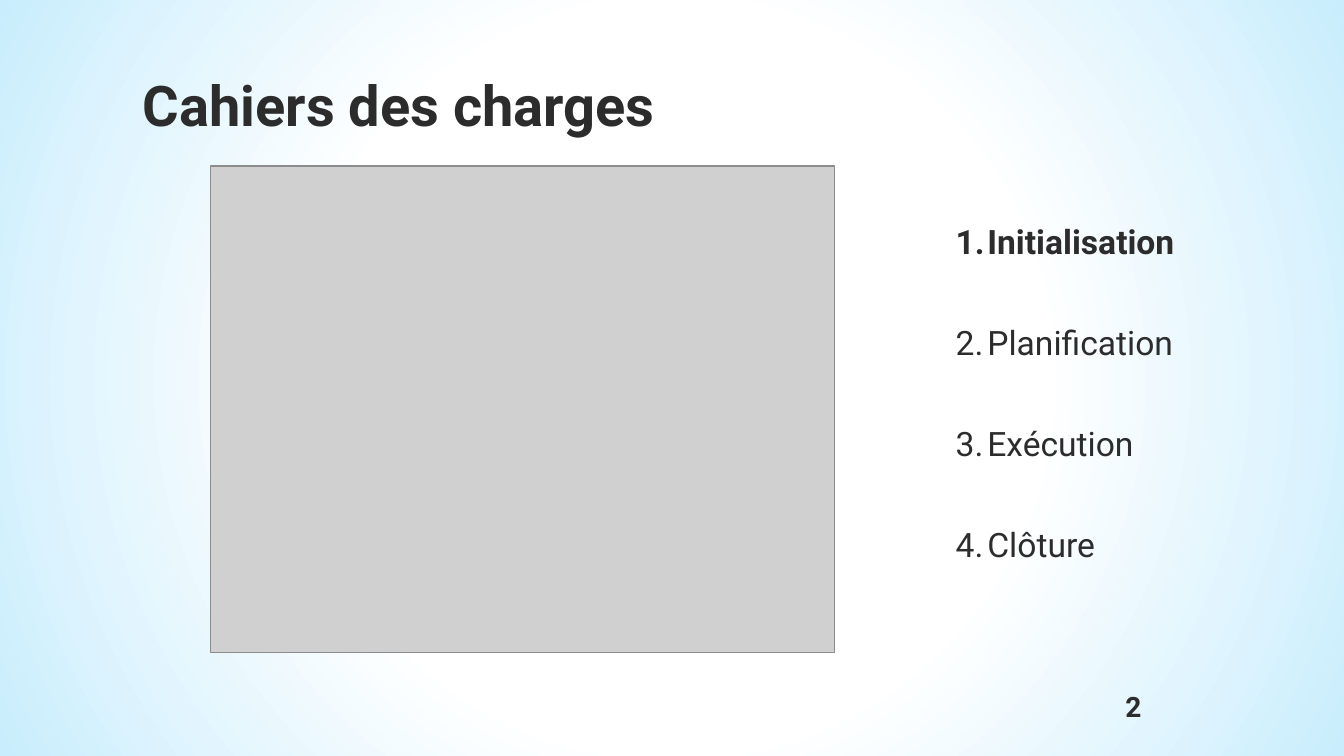
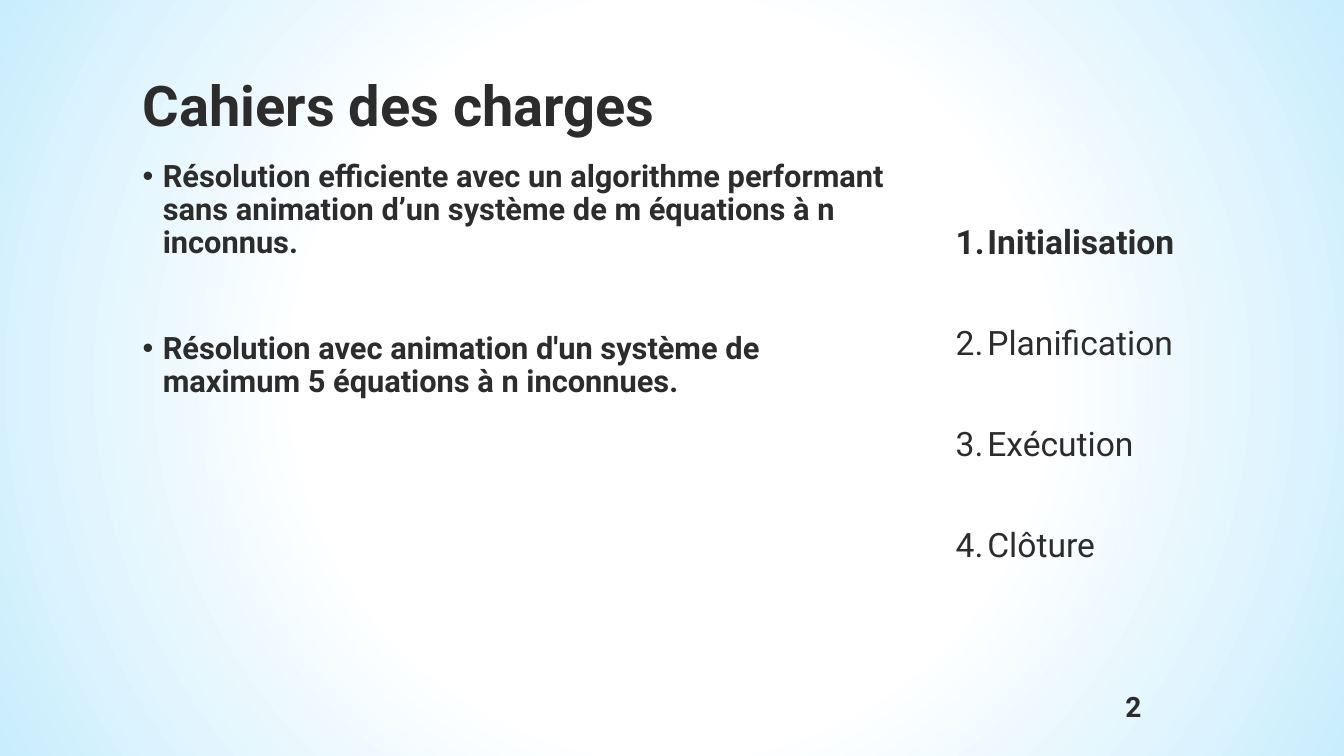
Before and after one commit to bastou2316/p2-java, a slide deck: slide 3 of 4. Cloture/Défense spec.pptx. Drawn at 1344x756 pixels with LibreOffice and Linux fonts; fonts in the diff are those of the drawing; grey boxes stand for pictures; background and template pictures are left out. Boxes give left, top, right and bottom in pixels: in the first picture for what was removed or moved away, otherwise in the second. Text is boxed around its words. In the diff, an @@ line names an element or a change of style, - is before the commit and + after.

```diff
--- a/4. Cloture/Défense spec.pptx
+++ b/4. Cloture/Défense spec.pptx
@@ text added at box(163, 163, 884, 399), 22 pt, text #2C2C2C, bold @@
+• Résolution efficiente avec un algorithme performant sans animation d’un système de m équations à n inconnus.
+• Résolution avec animation d'un système de maximum 5 équations à n inconnues.
@@ picture removed at box(211, 166, 835, 652) @@
```
Also in this commit, not shown: 1 other slide changed, 2 slides added, 1 other file.
